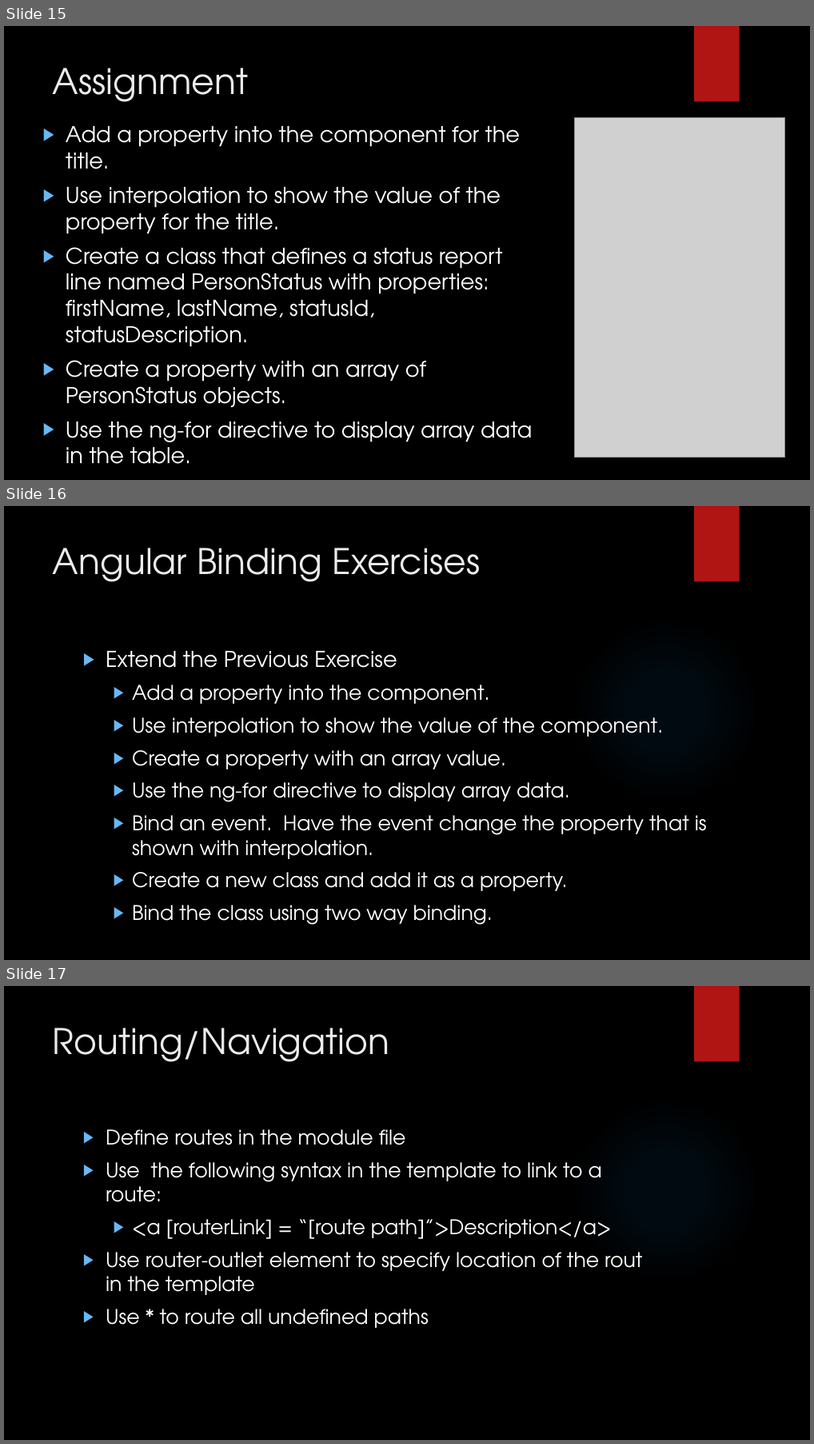
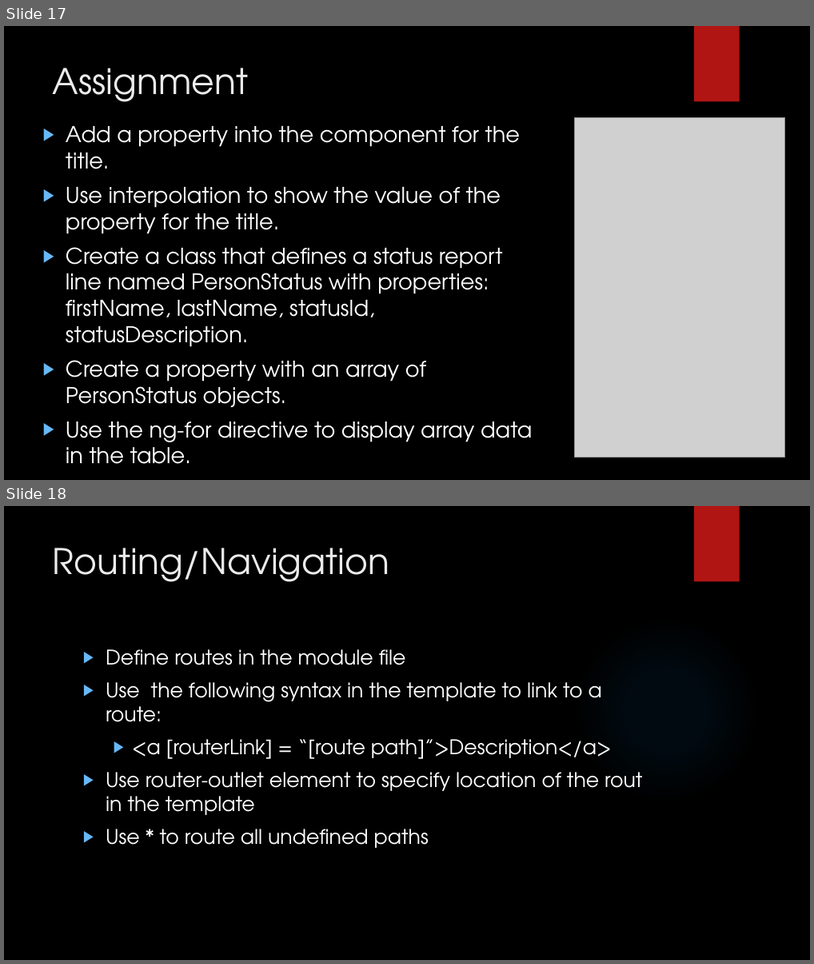
Before and after one commit to LogolsLLC/LogolsFebruary2018, a slide deck: Slides/08_Angular_TrainingPlan.pptx. Shown one above the other, each under a label of ours: slides 15, 16 and 17 before the commit, slides 17 and 18 after it. The pictures are 814x1444 and 814x964 pixels, drawn with LibreOffice and Linux fonts; fonts in the diff are those of the drawing; grey boxes stand for pictures; background and template pictures are left out. Boxes give left, top, right and bottom in pixels: in the first picture for what was removed or moved away, otherwise in the second. Text is boxed around its words. In the diff, an @@ line names an element or a change of style, - is before the commit and + after.

Commit message:
Angular

```diff
--- a/Slides/08_Angular_TrainingPlan.pptx
+++ b/Slides/08_Angular_TrainingPlan.pptx
@@ slide 16 removed at bbox=[4, 506, 810, 960], background picture (left out); not listed: 2 template elements that a slide beside it also shows @@
@@ title removed at bbox=[53, 548, 480, 582] @@
-Angular Binding Exercises
@@ text removed at bbox=[106, 651, 707, 924] @@
-▶ Extend the Previous Exercise
-  ▶ Add a property into the component.
-  ▶ Use interpolation to show the value of the component.
-  ▶ Create a property with an array value.
-  ▶ Use the ng-for directive to display array data.
-  ▶ Bind an event. Have the event change the property that is shown with interpolation.
-  ▶ Create a new class and add it as a property.
-  ▶ Bind the class using two way binding.
@@ what was slide 15 is now slide 17 @@
@@ what was slide 17 is now slide 18 @@
```
Also in this commit, not shown: 1 slide changed, 3 slides added, 11 other files.
